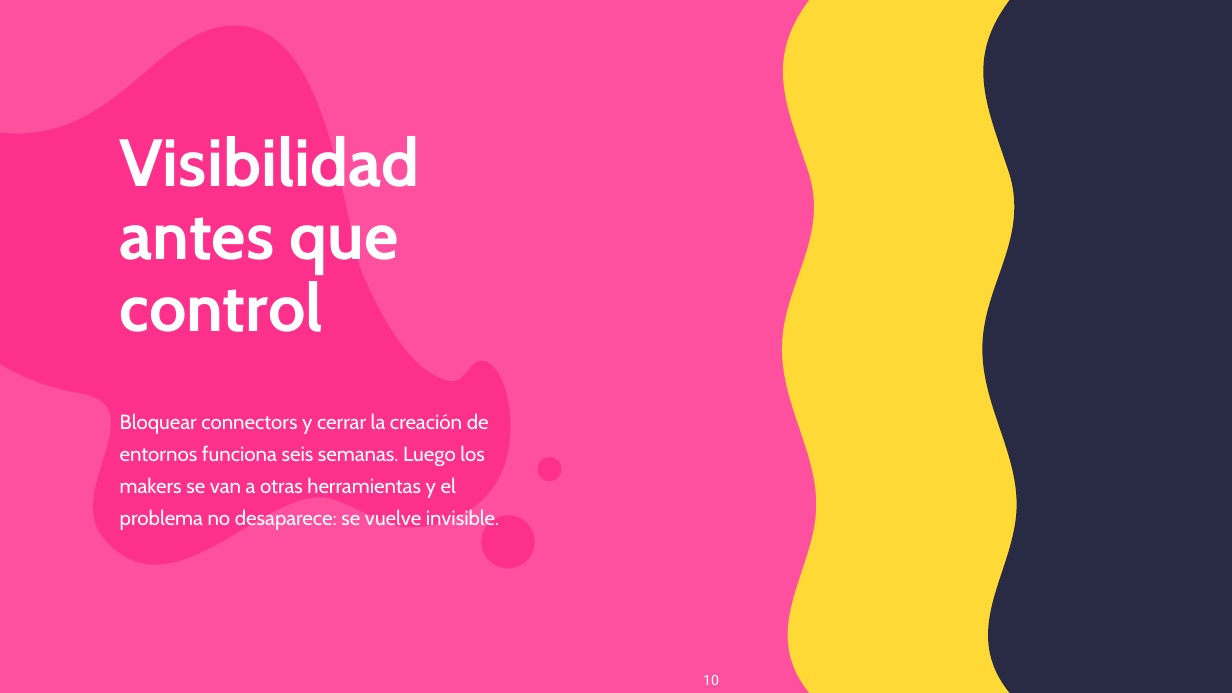
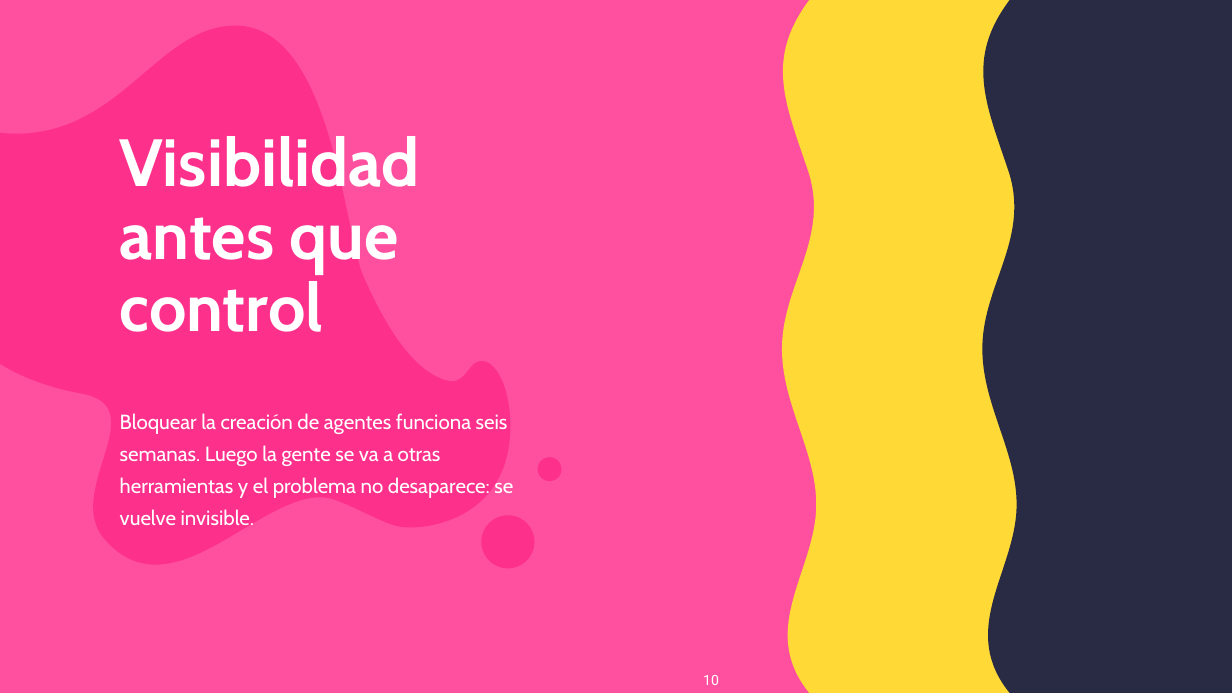
Before and after one commit to antoniosql/materiales-sesiones, a slide deck: slide 10 of BizzSummit/2026/01_trabajo/BizzSummit2026_De_la_jungla_al_control_plane.pptx. Drawn at 1232x693 pixels with LibreOffice and Linux fonts; fonts in the diff are those of the drawing; background and template pictures are left out. Boxes give left, top, right and bottom in pixels: in the first picture for what was removed or moved away, otherwise in the second. Text is boxed around its words. In the diff, an @@ line names an element or a change of style, - is before the commit and + after.

```diff
--- a/BizzSummit/2026/01_trabajo/BizzSummit2026_De_la_jungla_al_control_plane.pptx
+++ b/BizzSummit/2026/01_trabajo/BizzSummit2026_De_la_jungla_al_control_plane.pptx
@@ text at bbox=[120, 413, 513, 525]: text changed @@
-Bloquear connectors y cerrar la creación de entornos funciona seis semanas. Luego los makers se van a otras herramientas y el problema no desaparece: se vuelve invisible.
+Bloquear la creación de agentes funciona seis semanas. Luego la gente se va a otras herramientas y el problema no desaparece: se vuelve invisible.
```
Also in this commit, not shown: 20 other slides changed, 13 other files.
